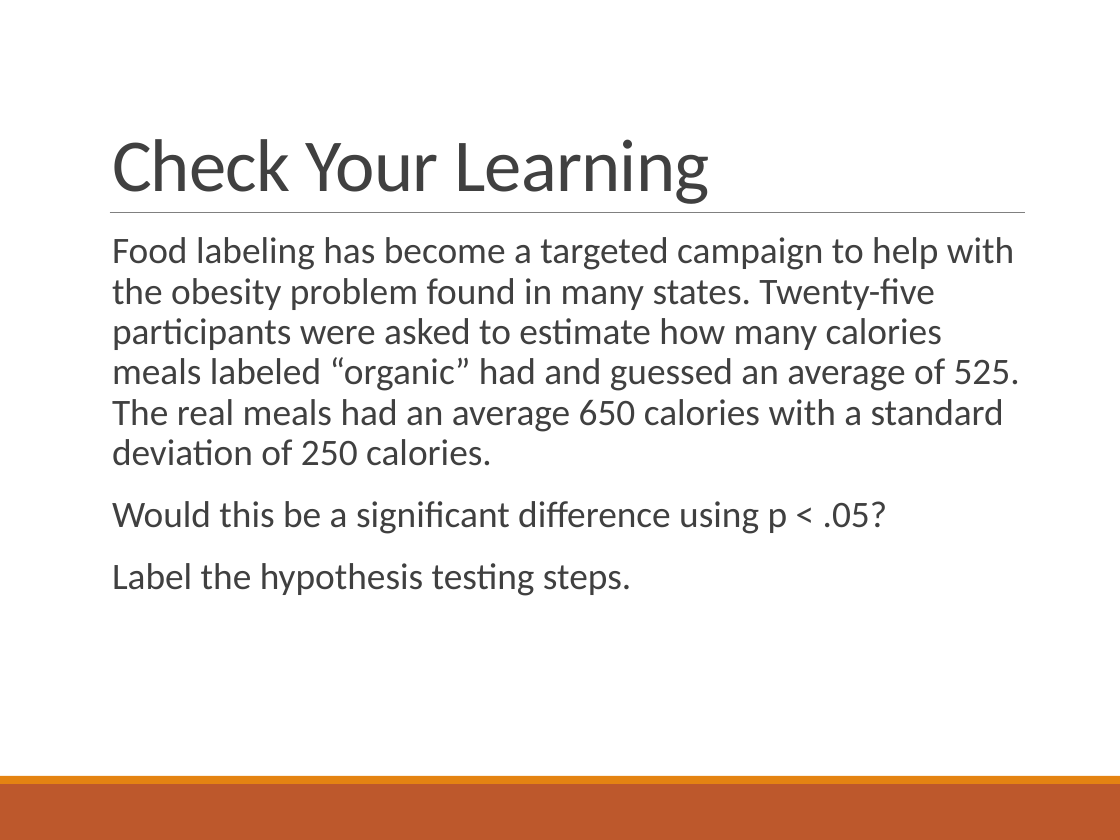
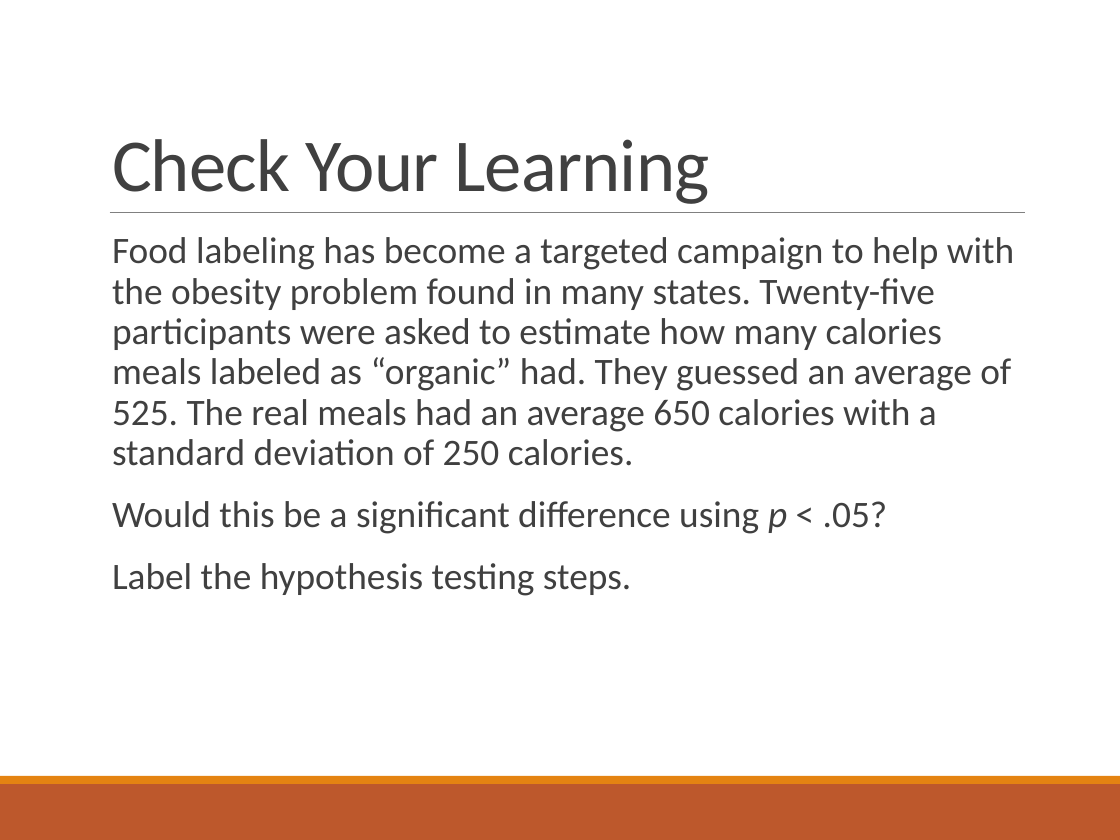
Before and after one commit to doomlab/PSY-200, a slide deck: slide 33 of Fall2018 Lecture Notes/Chapter 7 Lecture.pptx (slide 32 before the commit). Drawn at 1120x840 pixels with LibreOffice and Linux fonts; fonts in the diff are those of the drawing. Boxes give left, top, right and bottom in pixels: in the first picture for what was removed or moved away, otherwise in the second. Text is boxed around its words. In the diff, an @@ line names an element or a change of style, - is before the commit and + after.

```diff
--- a/Fall2018 Lecture Notes/Chapter 7 Lecture.pptx
+++ b/Fall2018 Lecture Notes/Chapter 7 Lecture.pptx
@@ text at [112,237,1014,466]: text changed @@
-  Food labeling has become a targeted campaign to help with the obesity problem found in many states. Twenty-five participants were asked to estimate how many calories meals labeled “organic” had and guessed an average of 525. The real meals had an average 650 calories with a standard deviation of 250 calories.
+  Food labeling has become a targeted campaign to help with the obesity problem found in many states. Twenty-five participants were asked to estimate how many calories meals labeled as “organic” had. They guessed an average of 525. The real meals had an average 650 calories with a standard deviation of 250 calories.
@@ text at [112,501,887,534]: italic on in "p" @@
```
Also in this commit, not shown: 17 other slides changed, 1 slide added, 1 other file.
